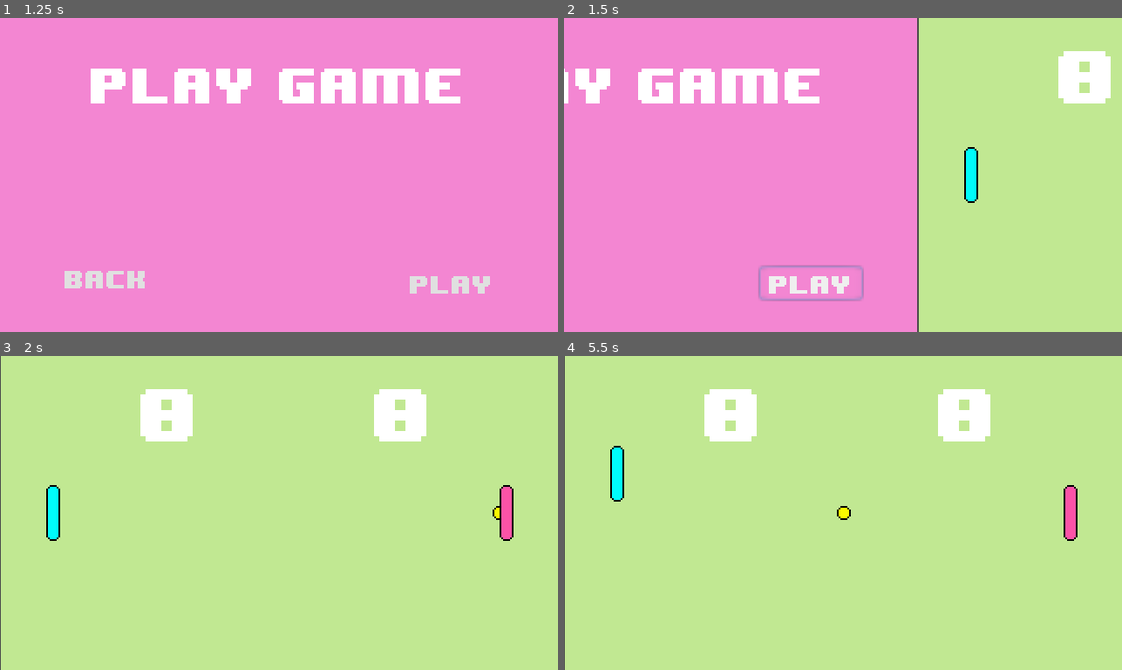
Above: before the commit, frames 1-4 (two rows, left to right).
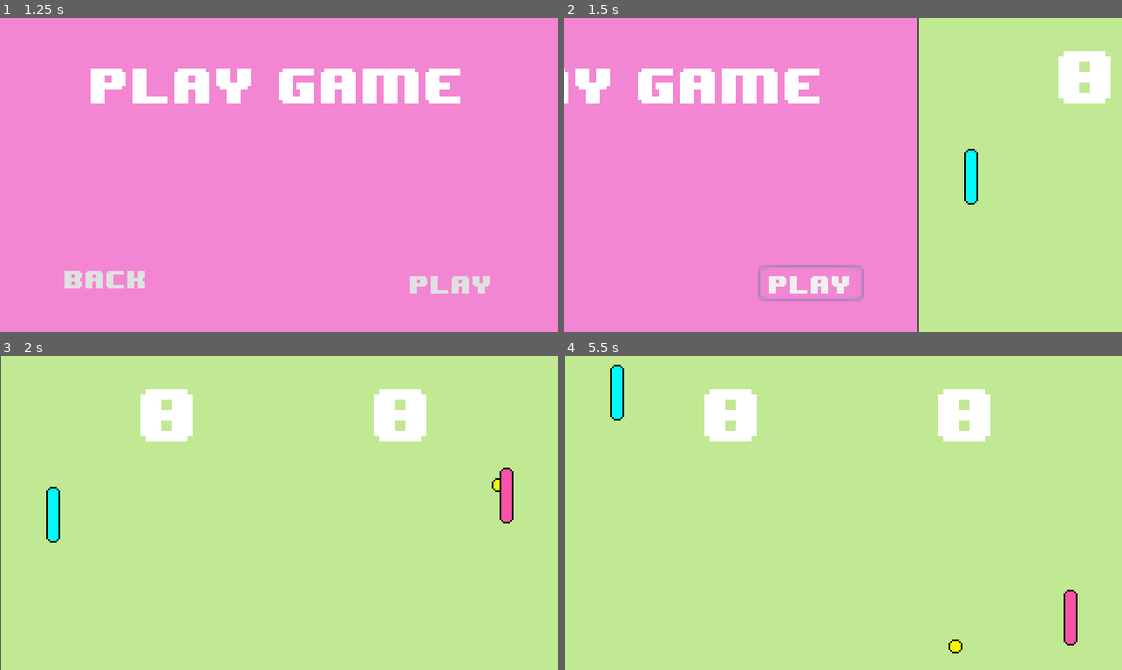
Above: after the commit, the same moments.

Repository: paolobb4/YAPC
Game: Godot game, scene res://scn/Menu.tscn
Same seed, same stepped clock (60 frames per second), same inputs: the game is played once before the commit and once after it.
Inputs:
- Up to frame 1 (1.25 s): click "play" at 0.5 s
- Up to frame 2 (1.5 s): click "play" at 1.25 s
- Up to frame 3 (2 s): no input
- Up to frame 4 (5.5 s): hold Up (ui_up) 2.03-2.78 s; hold Down (ui_down) 2.78-3.53 s; hold Up (ui_up) 3.53-5.03 s; hold Down (ui_down) from 5.03 s (still down)

Frame 1 is identical in both runs. In frame 2, less than 0.1% of the frame differs, in the area x 71-75%, y 41-60%; in frame 3, 0.4%; in frame 4, 1.9%, in the area x 8-93%, y 2-95%.

Commit message:
Rework palette to allow player and ai to be placed at ither side

Diff:
--- a/project.godot
+++ b/project.godot
@@ -23,6 +23,17 @@
 window/stretch/mode="2d"
 window/stretch/aspect="keep"
 
+[input]
+
+p1_up=[ Object(InputEventKey,"resource_local_to_scene":false,"resource_name":"","device":0,"alt":false,"shift":false,"control":false,"meta":false,"command":false,"pressed":false,"scancode":87,"unicode":0,"echo":false,"script":null)
+ ]
+p1_down=[ Object(InputEventKey,"resource_local_to_scene":false,"resource_name":"","device":0,"alt":false,"shift":false,"control":false,"meta":false,"command":false,"pressed":false,"scancode":83,"unicode":0,"echo":false,"script":null)
+ ]
+p2_up=[ Object(InputEventKey,"resource_local_to_scene":false,"resource_name":"","device":0,"alt":false,"shift":false,"control":false,"meta":false,"command":false,"pressed":false,"scancode":16777232,"unicode":0,"echo":false,"script":null)
+ ]
+p2_down=[ Object(InputEventKey,"resource_local_to_scene":false,"resource_name":"","device":0,"alt":false,"shift":false,"control":false,"meta":false,"command":false,"pressed":false,"scancode":16777234,"unicode":0,"echo":false,"script":null)
+ ]
+
 [rendering]
 
 quality/filters/use_nearest_mipmap_filter=true
--- a/scn/Game.tscn
+++ b/scn/Game.tscn
@@ -41,7 +41,7 @@
 font_data = ExtResource( 2 )
 _sections_unfolded = [ "Font", "Font/fallback", "Settings" ]
 
-[node name="Game" type="Node2D"]
+[node name="Game" type="Node2D" index="0"]
 
 script = ExtResource( 1 )
 __meta__ = {
@@ -121,12 +121,13 @@
 _sections_unfolded = [ "Transform" ]
 speed = 180
 
-[node name="Player" parent="." index="4" instance=ExtResource( 4 )]
+[node name="Player 1" parent="." index="4" instance=ExtResource( 4 )]
 
-position = Vector2( 30, 90 )
+position = Vector2( 30, 91 )
 _sections_unfolded = [ "Transform" ]
+ai = true
 
-[node name="AI" parent="." index="5" instance=ExtResource( 4 )]
+[node name="Player 2" parent="." index="5" instance=ExtResource( 4 )]
 
 position = Vector2( 290, 90 )
 _sections_unfolded = [ "Transform" ]
--- a/scn/Menu.tscn
+++ b/scn/Menu.tscn
@@ -276,7 +276,7 @@
 anti_aliasing = true
 anti_aliasing_size = 1
 
-[node name="Menu" type="Node2D" index="0"]
+[node name="Menu" type="Node2D"]
 
 script = ExtResource( 1 )
 _sections_unfolded = [ "Transform" ]
--- a/scn/palette.gd
+++ b/scn/palette.gd
@@ -32,17 +32,37 @@
 
 func player_process(delta):
 	direction = 0
-	if Input.is_action_pressed("ui_up"):
-		direction -= 1
-	if Input.is_action_pressed("ui_down"):
-		direction += 1
+	# player 1
+	if position.x < screensize.x / 2:
+		if Input.is_action_pressed("p1_up"):
+			direction -= 1
+		if Input.is_action_pressed("p1_down"):
+			direction += 1
+	# player 2
+	else:
+		if Input.is_action_pressed("p2_up"):
+			direction -= 1
+		if Input.is_action_pressed("p2_down"):
+			direction += 1
 
 	position.y += direction * speed * delta
 
 
 func ai_process(delta):
 	var ball = get_owner().get_node("Ball")
-	if (ball.position.x > screensize.x / ai_sight) and ball.direction.x > 0:
+	var ball_within_sight
+	var ball_comming
+
+	# player 1
+	if position.x < screensize.x / 2:
+		ball_within_sight = ball.position.x < screensize.x - (screensize.x / ai_sight)
+		ball_comming = ball.direction.x < 0
+	# player 2
+	else:
+		ball_within_sight = ball.position.x > screensize.x / ai_sight
+		ball_comming = ball.direction.x > 0
+
+	if ball_within_sight and ball_comming:
 		if wait_time <= -ai_recover and randf() < (ai_miss_chance / 100):
 			wait_time = ai_hold
 		if wait_time <= 0:
Not shown: 5 places in scn/Game.tscn that only renumber resources
